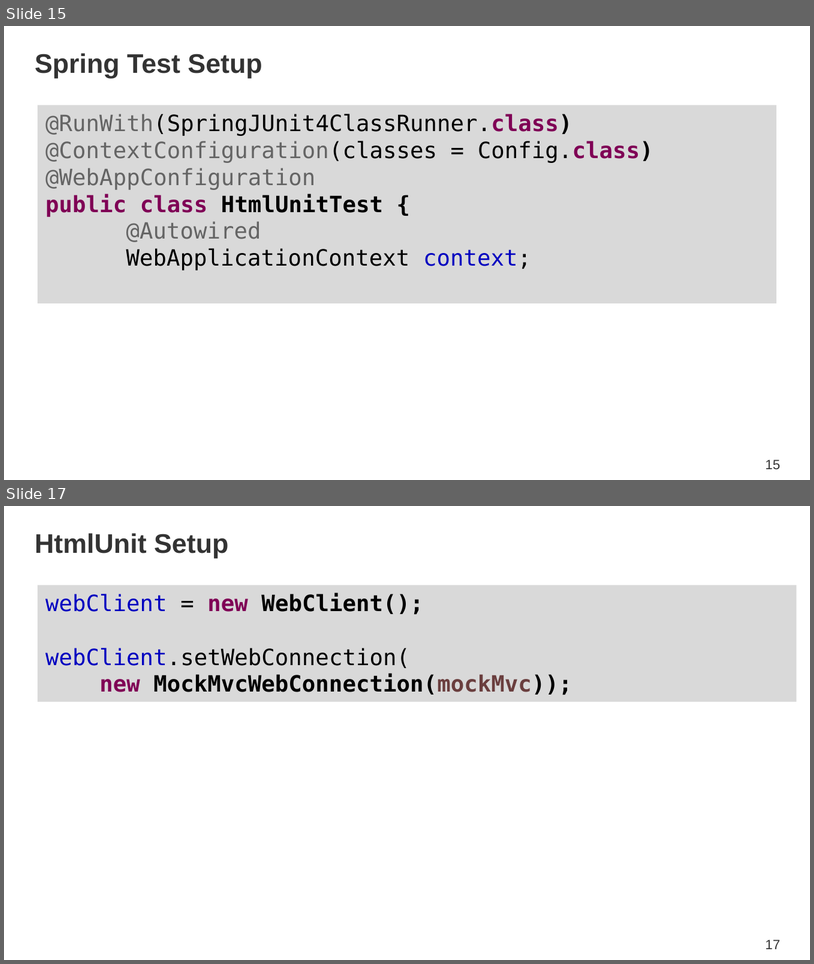
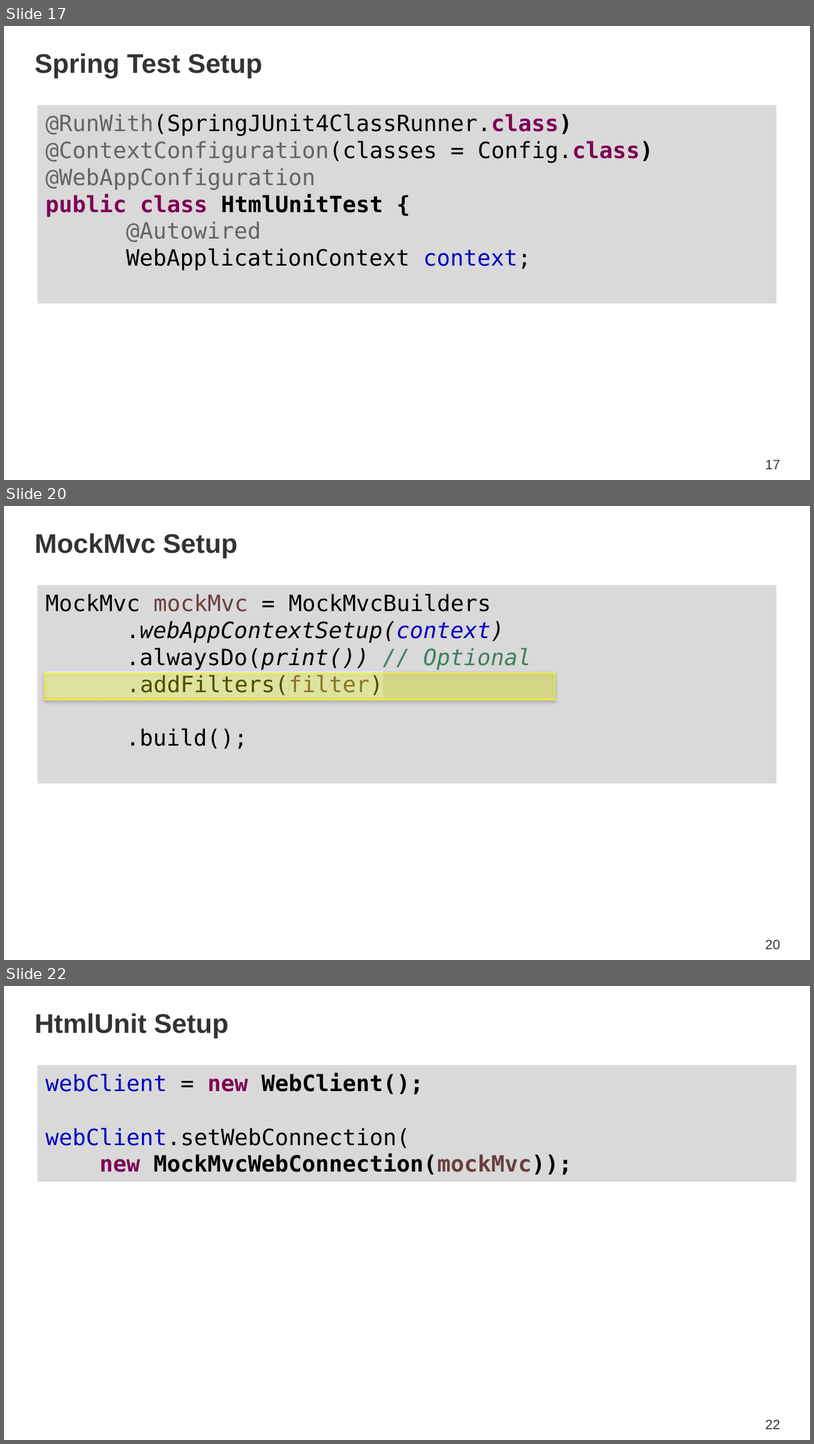
Before and after one commit to SpringOne2GX-2014/monty-python-trivia, a slide deck: SpringOne2GX_2014_HolyIntegrationTest.pptx. Shown one above the other, each under a label of ours: slides 15 and 17 before the commit, slides 17, 20 and 22 after it; the slides between them are not shown. The pictures are 814x964 and 814x1444 pixels, drawn with LibreOffice and Linux fonts; fonts in the diff are those of the drawing; background and template pictures are left out. Boxes give left, top, right and bottom in pixels: in the first picture for what was removed or moved away, otherwise in the second. Text is boxed around its words. In the diff, an @@ line names an element or a change of style, - is before the commit and + after.

```diff
--- a/SpringOne2GX_2014_HolyIntegrationTest.pptx
+++ b/SpringOne2GX_2014_HolyIntegrationTest.pptx
@@ slide 20 added at [4, 506, 810, 960], background #FFFFFF @@
@@ title added at [35, 533, 237, 558], 24 pt, text #333333, bold @@
+MockMvc Setup
@@ rectangle added at [38, 585, 777, 783], fill #D9D9D9, 20 pt, text #000000 @@
+MockMvc mockMvc = MockMvcBuilders
+.webAppContextSetup(context)
+.alwaysDo(print()) // Optional
+.addFilters(filter)
+.build();
@@ rectangle added at [44, 672, 555, 699], fill #FFFF00 at 30% opacity, outline #FFFF00 0.75 pt @@
@@ page number added at [765, 939, 780, 949], 12 pt, text #333333 @@
+20
@@ what was slide 15 is now slide 17 @@
@@ page number at [765, 459, 780, 469]: text changed @@
-15
+17
@@ what was slide 17 is now slide 22 @@
@@ page number at [765, 1419, 780, 1429]: text changed @@
-17
+22
```
Also in this commit, not shown: 4 slides changed, 10 other slides added.
